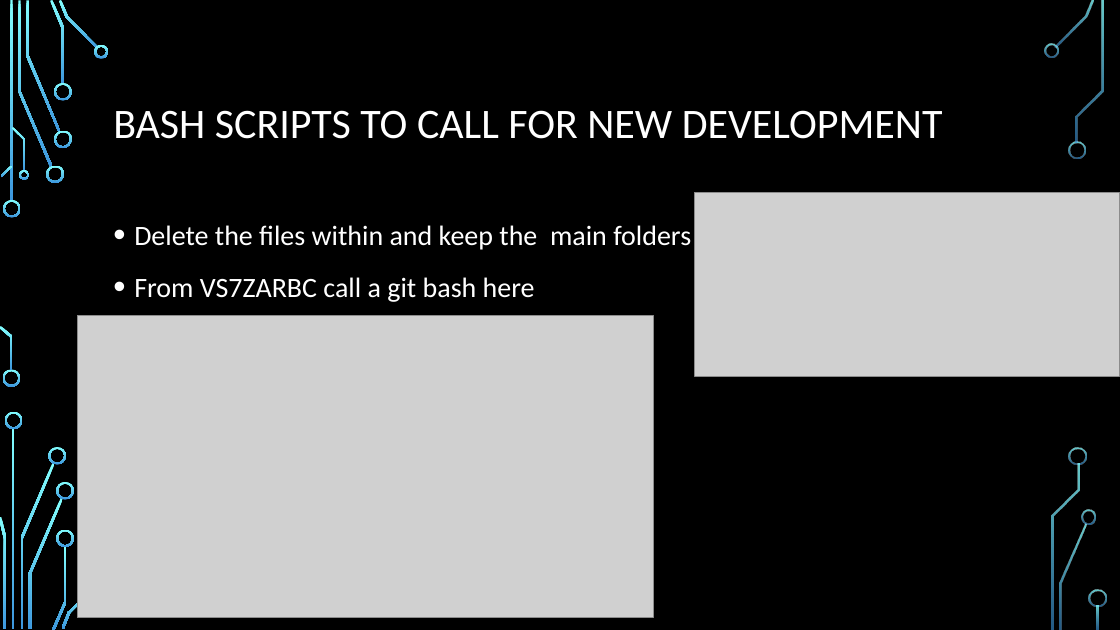
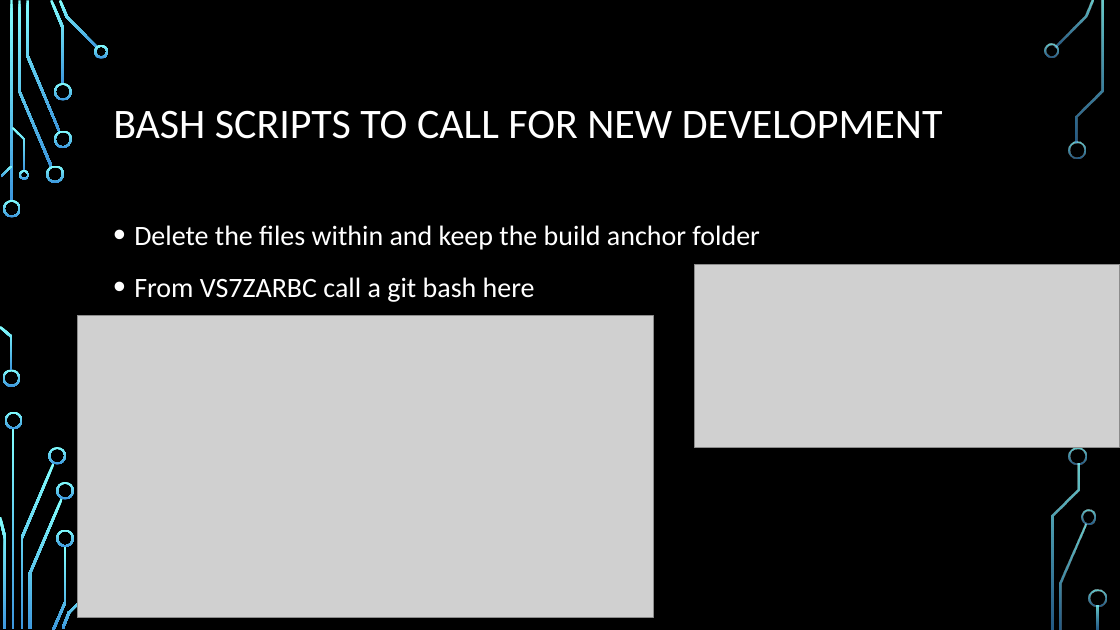
Before and after one commit to Ndig-BRO/DEV_training, a slide deck: slide 11 of BREAULT SWD TRAINING.pptx (slide 9 before the commit). Drawn at 1120x630 pixels with LibreOffice and Linux fonts; fonts in the diff are those of the drawing; grey boxes stand for pictures; background and template pictures are left out. Boxes give left, top, right and bottom in pixels: in the first picture for what was removed or moved away, otherwise in the second. Text is boxed around its words. In the diff, an @@ line names an element or a change of style, - is before the commit and + after.

```diff
--- a/BREAULT SWD TRAINING.pptx
+++ b/BREAULT SWD TRAINING.pptx
@@ text at box(134, 225, 759, 250): text changed @@
-• Delete the files within and keep the main folders
+• Delete the files within and keep the build anchor folder
@@ picture: place and size @@
-picture at box(694, 192, 1120, 376)
+picture at box(694, 264, 1120, 447)
```
Also in this commit, not shown: 5 other slides changed, 4 slides added.
